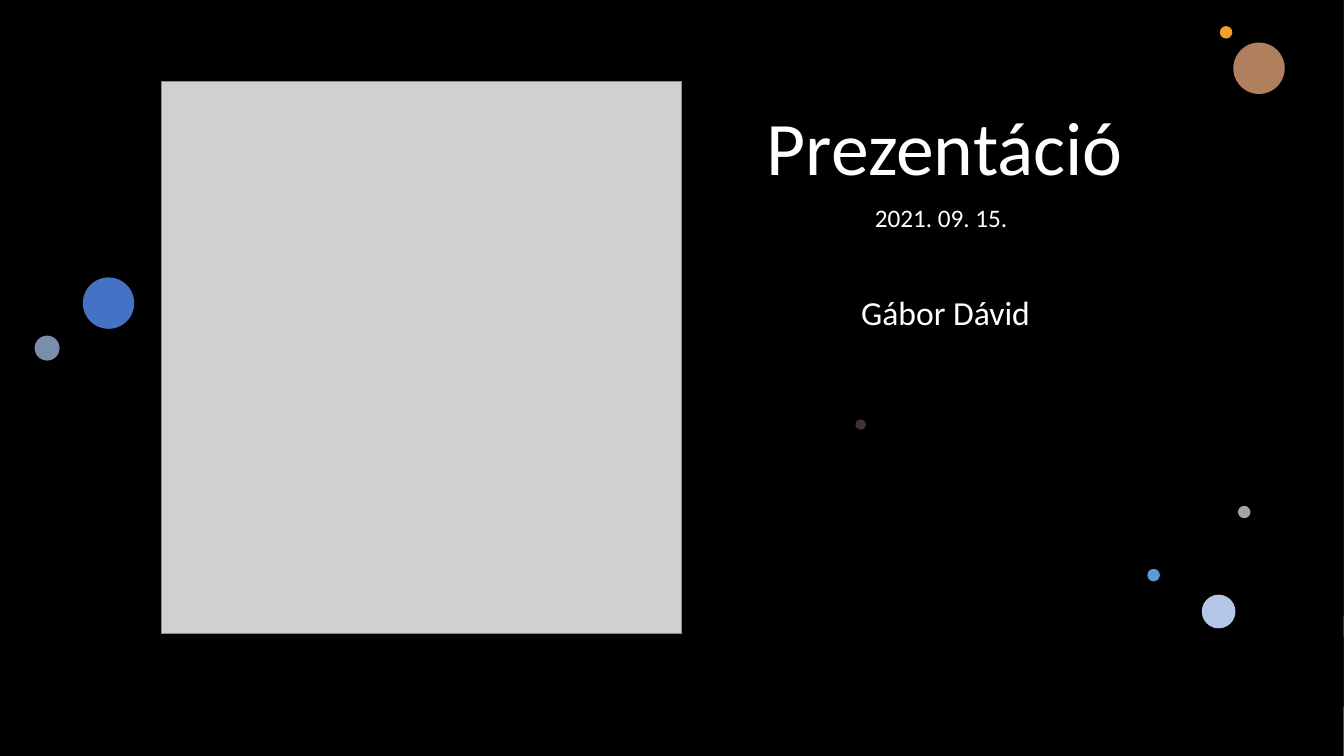
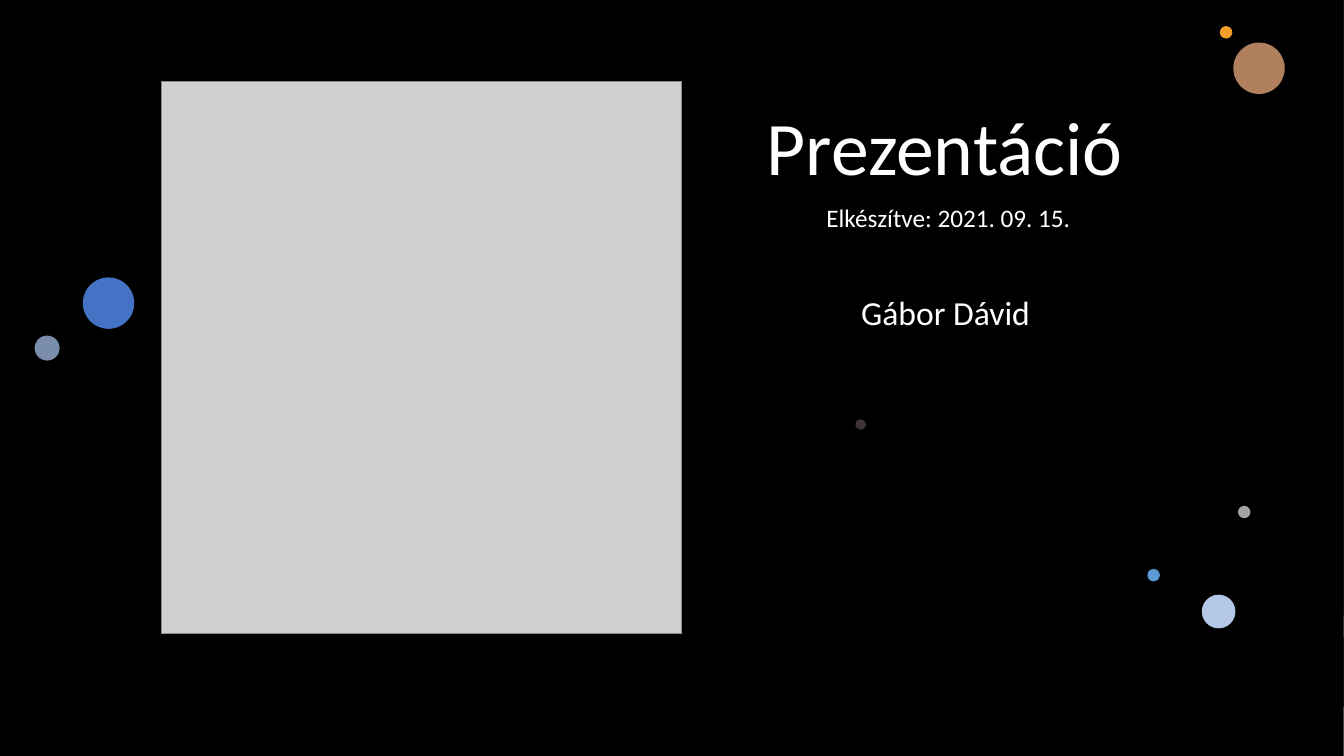
Before and after one commit to kizsi2019/202122_9d2, a slide deck: slide 1 of Gábor Dávid/Önmagam bemutatása.pptx. Drawn at 1344x756 pixels with LibreOffice and Linux fonts; fonts in the diff are those of the drawing; grey boxes stand for pictures; background and template pictures are left out; a plain dark background stands for a picture behind light text. Boxes give left, top, right and bottom in pixels: in the first picture for what was removed or moved away, otherwise in the second. Text is boxed around its words. In the diff, an @@ line names an element or a change of style, - is before the commit and + after.

```diff
--- a/Gábor Dávid/Önmagam bemutatása.pptx
+++ b/Gábor Dávid/Önmagam bemutatása.pptx
@@ text at (x1=826, y1=209, x2=1070, y2=228): text changed @@
-2021. 09. 15.
+Elkészítve: 2021. 09. 15.
```
Also in this commit, not shown: 2 other slides changed.
